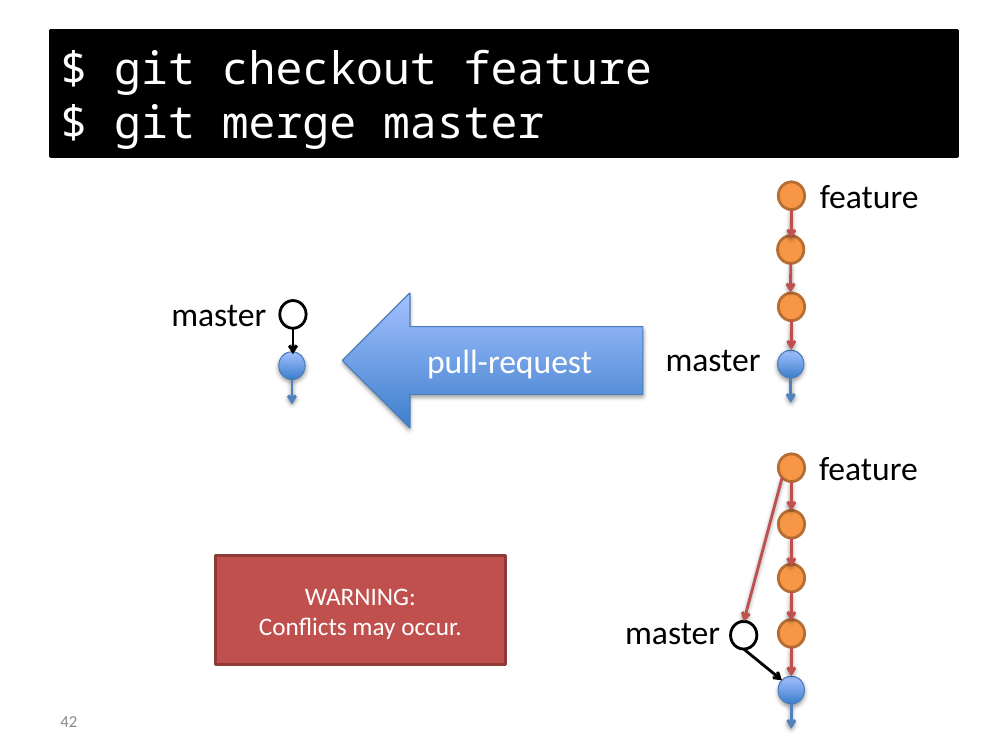
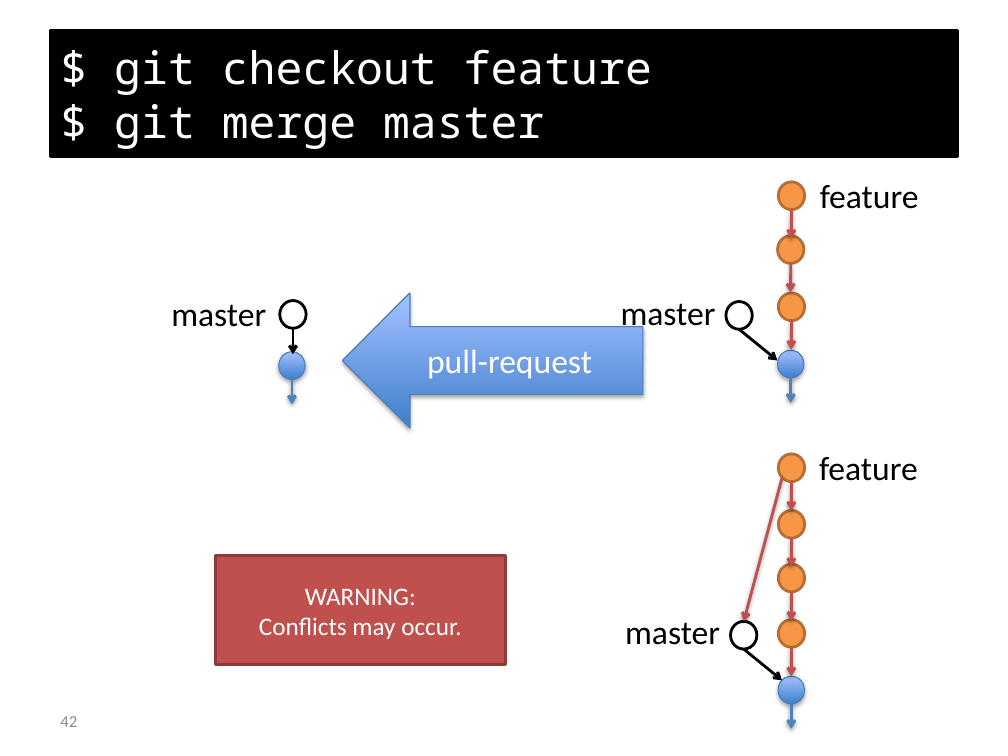
Before and after one commit to foss2serve/github-workflow-activity, a slide deck: slide 42 of presentation.pptx. Drawn at 1008x756 pixels with LibreOffice and Linux fonts; fonts in the diff are those of the drawing; background and template pictures are left out. Boxes give left, top, right and bottom in pixels: in the first picture for what was removed or moved away, otherwise in the second. Text is boxed around its words. In the diff, an @@ line names an element or a change of style, - is before the commit and + after.

```diff
--- a/presentation.pptx
+++ b/presentation.pptx
@@ text "master" rewrapped from <box>666,349,761,372</box> to <box>621,303,716,333</box> @@
@@ ellipse added at <box>726,301,752,330</box>, fill #FFFFFF, outline #000000 2 pt @@
@@ arrow added from (739, 330) to (777, 361), #000000 2 pt @@
```
Also in this commit, not shown: 1 other slide changed, 1 slide added.
